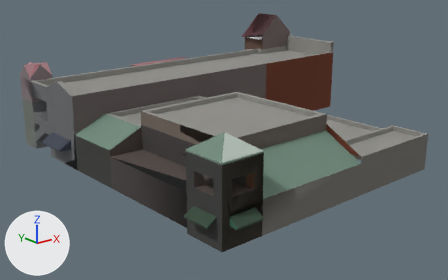
A saved change to the glTF model public/twins/chatt/models/200-market-street.glb.
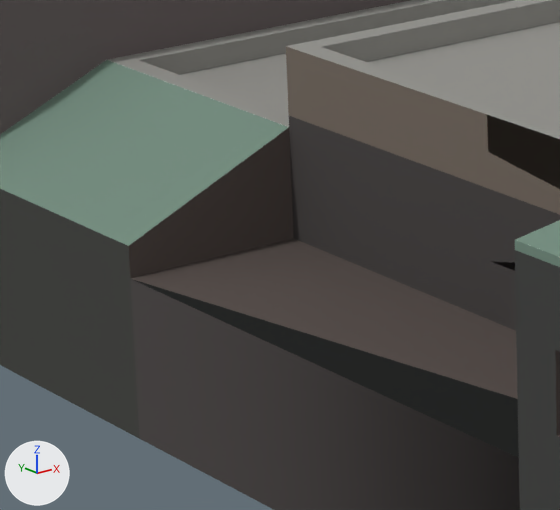
The first picture shows the older version from a 50 mm lens placed at (-58.1, -48.8, 17.5), pointed at (-18.1, 1.1, -2.5). The close-ups show the older and then the newer version on the part from 19% to 43% of the width and 36% to 72% of the height of that picture. Only the edits that show in the close-ups are written down. Arrows for +X, +Y and +Z are at lower left; the lights stay in place. Where no turn or scale is listed for an object, it has been applied to the vertices. Vertices at exactly the same position are counted once.

Names of what the first close-up shows: 'Geom3D', 'Geom3D.001'.
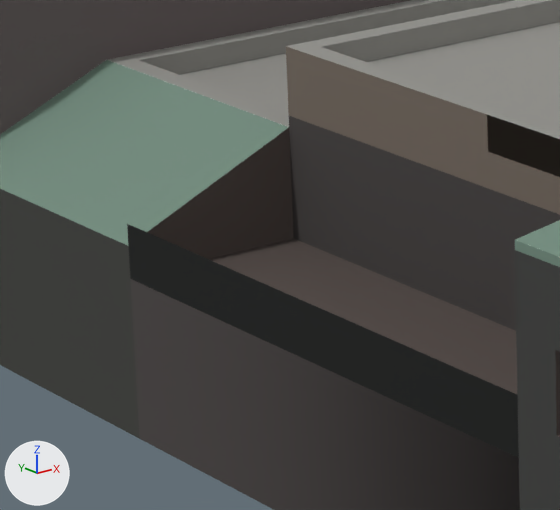
Boxes [x1, y1, x2, y2] around the edits, measured in the close-ups (560 x 510 px):
part 1 of me_mesh_2, added
    after: [127, 224, 518, 399]

Patch to the scene script:
```diff
--- a/public/twins/chatt/models/200-market-street.glb.py
+++ b/public/twins/chatt/models/200-market-street.glb.py
@@ me_mesh_2 @@
 # used by ob_geom3d_001; location = (-32.69, -6.95, -0.17)
 # verts and faces of me_mesh_2; kept vertices keep their numbers, new ones are numbered from 3
 # before: 0 (-0.27, 5.98, -0.51) at pixel (130, 278), 1 (0.27, -5.98, 0.51)
-me_mesh_2.from_pydata(...)  # 3 vertices, 1 face; spans x -0.27..0.27, y -5.98..5.98, z -0.51..0.51
+me_mesh_2.from_pydata(...)  # 4 vertices, 2 faces; spans x -0.27..0.27, y -5.98..5.98, z -0.51..0.51
+# me_mesh_2 part 1
+verts[3] = (-0.27, 5.98, 0.51)  # pixel (127, 223)
+faces += [(0, 3, 1)]
 me_mesh_2.materials.append(mat_palettematerial002)
```
